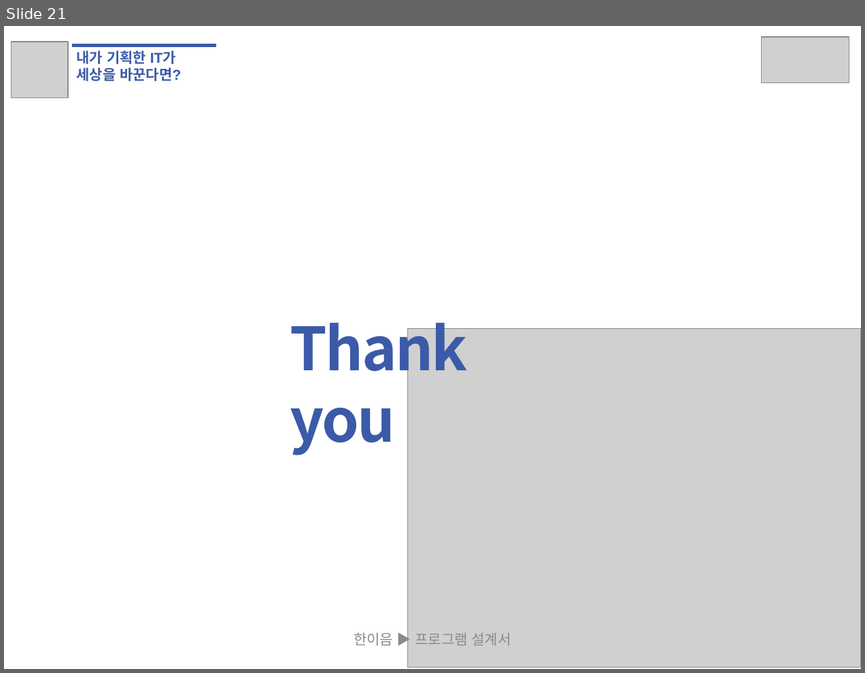
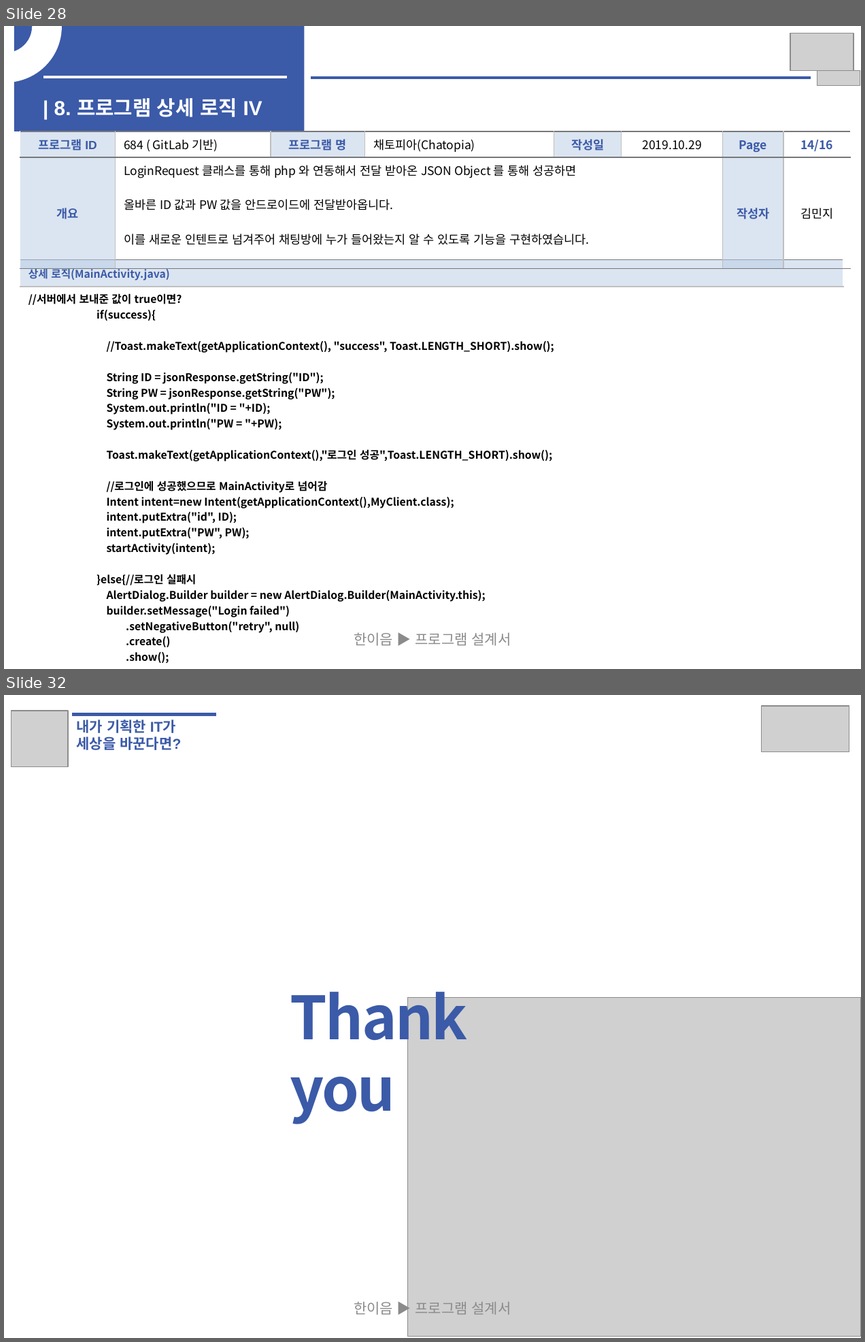
Before and after one commit to jee00609/Chatting, a slide deck: SW개발_HW 제작 설계서.pptx. Shown one above the other, each under a label of ours: slide 21 before the commit, slides 28 and 32 after it; the slides between them are not shown. The pictures are 865x673 and 865x1342 pixels, drawn with LibreOffice and Linux fonts; fonts in the diff are those of the drawing; grey boxes stand for pictures. Boxes give left, top, right and bottom in pixels: in the first picture for what was removed or moved away, otherwise in the second. Text is boxed around its words. In the diff, an @@ line names an element or a change of style, - is before the commit and + after.

```diff
--- a/SW개발_HW 제작 설계서.pptx
+++ b/SW개발_HW 제작 설계서.pptx
@@ slide 28 added at [4,26,861,669], background #FFFFFF @@
@@ arch (boxed as its full ring) added at [4,26,60,82], fill #FFFFFF, outline #FFFFFF 2 pt @@
@@ rectangle added at [14,26,305,131], fill #3B5AA8 @@
@@ picture added at [789,33,853,72] @@
@@ line added from (43, 76) to (287, 76), #F2F2F2 2.25 pt @@
@@ line added from (311, 78) to (810, 78), #3B5AA8 2.25 pt @@
@@ picture added at [817,71,860,85] @@
@@ text added at [54,98,262,117], 17 pt, text #FFFFFF, bold @@
+| 8. 프로그램 상세 로직 IV
@@ table added at [20,131,850,249], 2 rows, 8 columns @@
+프로그램 ID | 684 ( GitLab 기반) | 프로그램 명 | 채토피아(Chatopia) | 작성일 | 2019.10.29 | Page | 14/16
+개요 | LoginRequest 클래스를 통해 php 와 연동해서 전달 받아온 JSON Object 를 통해 성공하면 / 올바른 ID 값과 PW 값을 안드로이드에 전달받아옵니다. / 이를 새로운 인텐트로 넘겨주어 채팅방에 누가 들어왔는지 알 수 있도록 기능을 구현하였습니다. |  |  |  |  | 작성자 | 김민지
@@ table added at [20,260,843,669], 3 rows, 1 columns @@
+상세 로직(MainActivity.java)
+//서버에서 보내준 값이 true이면? / if(success){ / //Toast.makeText(getApplicationContext(), "success", Toast.LENGTH_SHORT).show(); / String ID = jsonResponse.getString("ID"); / String PW = jsonResponse.getString("PW"); / System.out.println("ID = "+ID); / System.out.println("PW = "+PW); / Toast.makeText(getApplicationContext(),"로그인 성공",Toast.LENGTH_SHORT).show(); / //로그인에 성공했으므로 MainActivity로 넘어감 / Intent intent=new Intent(getApplicationContext(),MyClient.class); / intent.putExtra("id", ID); / intent.putExtra("PW", PW); / startActivity(intent); / }else{//로그인 실패시 / AlertDialog.Builder builder = new AlertDialog.Builder(MainActivity.this); / builder.setMessage("Login failed") / .setNegativeButton("retry", null) / .create() / .show(); / }
+
@@ text added at [354,633,511,645], 12 pt, text #8C8C8C @@
+한이음 ▶ 프로그램 설계서
@@ what was slide 21 is now slide 32 @@
```
Also in this commit, not shown: 17 slides changed, 10 other slides added.
